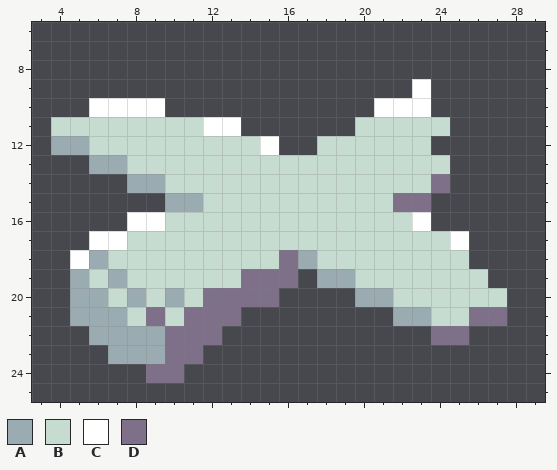
One commit to this pixel-art file: Assets/2D-assets/character-assets/sprites/placeholder-objects/drone.aseprite. The picture above was drawn from the file before the commit.
32x32 pixels, 1 frame. Shown: x 3..29, y 6..25.
Palette (. is transparent): A #9babb2  B #c7dcd0  C #ffffff  D #7f708a
Pixels before, first column x 4:
 9 ...................C....
10 ..CCCC...........CCC....
11 BBBBBBBBCC......BBBBB...
12 AABBBBBBBBBC..BBBBBB....
13 ..AABBBBBBBBBBBBBBBBB...
14 ....AABBBBBBBBBBBBBBD...
15 ......AABBBBBBBBBBDD....
16 ....CCBBBBBBBBBBBBBC....
17 ..CCBBBBBBBBBBBBBBBBBC..
18 .CABBBBBBBBBDABBBBBBBB..
19 .ABABBBBBBDDD.AABBBBBBB.
20 .AABABABDDDD....AABBBBBB
21 .AAABDBDDD........AABBDD
22 ..AAAADDD...........DD..
23 ...AAADD................
24 .....DD.................
Now the later version:
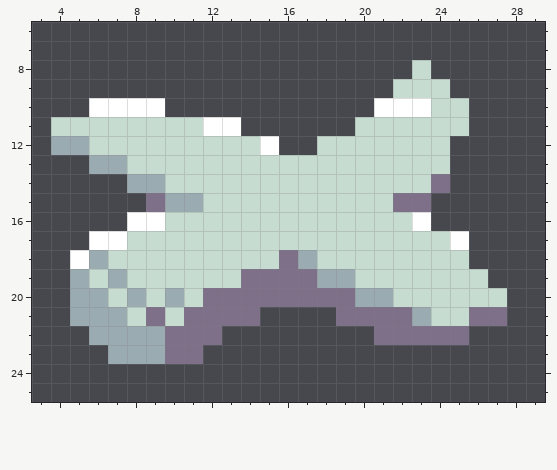
Edits made:
Changed rows in their new state; - is an unchanged pixel.
Layer "body":
first column x 9:
 8 --------------B--
 9 -------------BBB-
10 ---------------BB
11 ----------------B
12 ---------------B-
15 D----------------
first column x 9:
19 --------D------
20 -------DDDD----
21 -----D----DDDD-
22 ------------DDD
24 ..-------------
Pixel boxes of the changes (left, top, right, bottom) in both pictures:
changed: (393, 60, 469, 155)
added: (146, 193, 165, 212)
changed: (146, 269, 431, 383)
